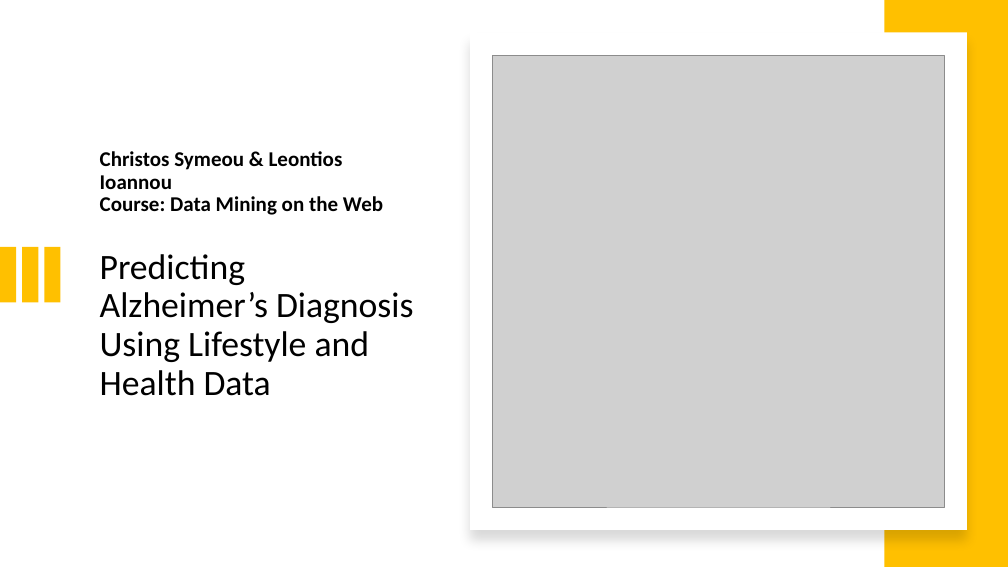
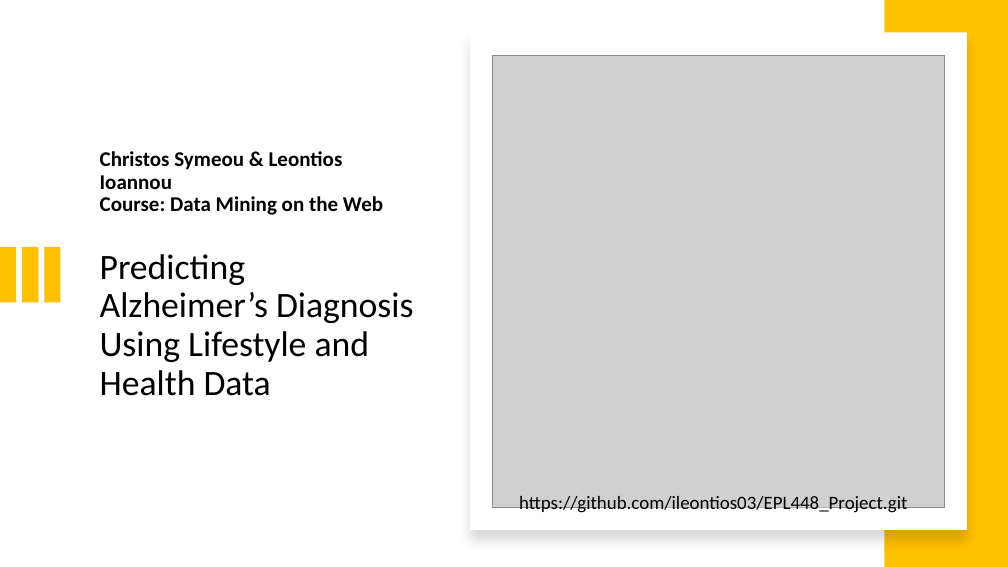
Before and after one commit to ileontios03/EPL448_Project, a slide deck: slide 1 of presentation.pptx. Drawn at 1008x567 pixels with LibreOffice and Linux fonts; fonts in the diff are those of the drawing; grey boxes stand for pictures. Boxes give left, top, right and bottom in pixels: in the first picture for what was removed or moved away, otherwise in the second. Text is boxed around its words. In the diff, an @@ line names an element or a change of style, - is before the commit and + after.

```diff
--- a/presentation.pptx
+++ b/presentation.pptx
@@ text added at [519, 496, 907, 515], 18 pt, text #000000 @@
+https://github.com/ileontios03/EPL448_Project.git
```
